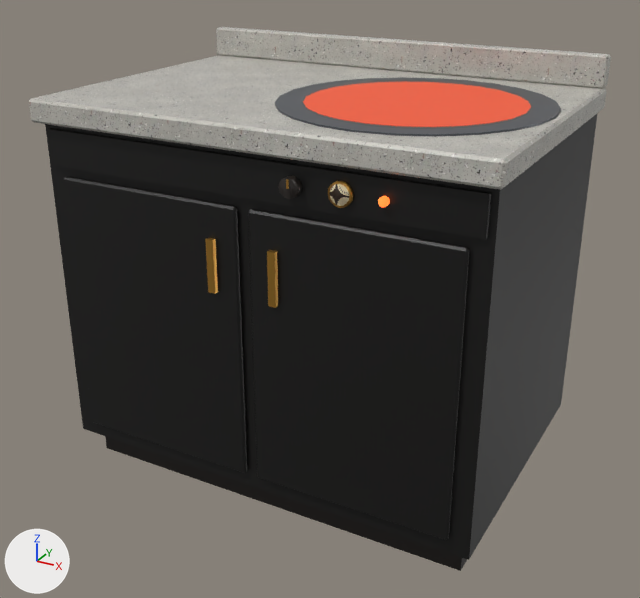
The glTF model public/models/warmer.glb, before and after one commit.
Camera for both pictures: a 50 mm lens placed at (1.28, -2.37, 1.74), pointed at (0.0, -0.04, 0.58). Every picture has the same lights, and +X, +Y and +Z are marked at lower left. The picture after the commit comes second. Where no turn or scale is listed for an object, it has been applied to the vertices. Vertices at exactly the same position are counted once.

Objects in the first picture: 'WarmerBody', 'WarmerControls', 'WarmerWells'.
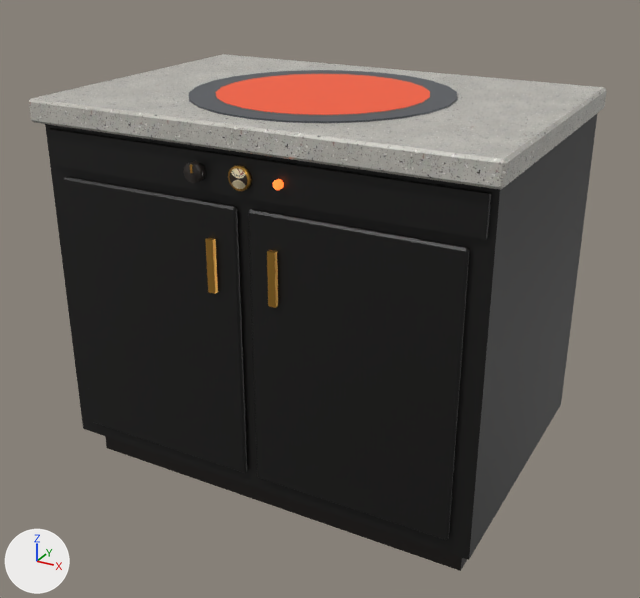
Pixel boxes (x1, y1, x2, y2) of what changed, in the pictures (640 x 598 px):
'WarmerBody', reshaped
    before: (29, 27, 611, 571)
    after: (29, 54, 606, 571)
'WarmerWells', moved
    before: (275, 77, 561, 137)
    after: (189, 70, 458, 123)
part 1 of me_cube_001, deleted
    before: (216, 27, 611, 89)

Diff of the bpy script that builds the scene:
```diff
--- a/public/models/warmer.glb.py
+++ b/public/models/warmer.glb.py
@@ me_cube_001 @@
 # used by ob_warmerbody; location = (0.0, 0.04, 0.05)
-me_cube_001.from_pydata(...)  # 136 vertices, 236 faces; spans x -0.72..0.72, y -0.54..0.46, z -0.05..1.286
+me_cube_001.from_pydata(...)  # 112 vertices, 192 faces; spans x -0.72..0.72, y -0.54..0.46, z -0.05..1.186
+# me_cube_001 part 1: the loose piece of 24 vertices spanning x -0.72..0.72, y 0.42..0.46, z 1.186..1.286 is deleted
 me_cube_001.materials.append(mat_warmerkick)
@@ ob_warmerwells @@
 ob_warmerwells = bpy.data.objects.new('WarmerWells', me_cone)
-ob_warmerwells.location = (0.3, -0.02, 1.238)
+ob_warmerwells.location = (0.0, -0.02, 1.238)
```
